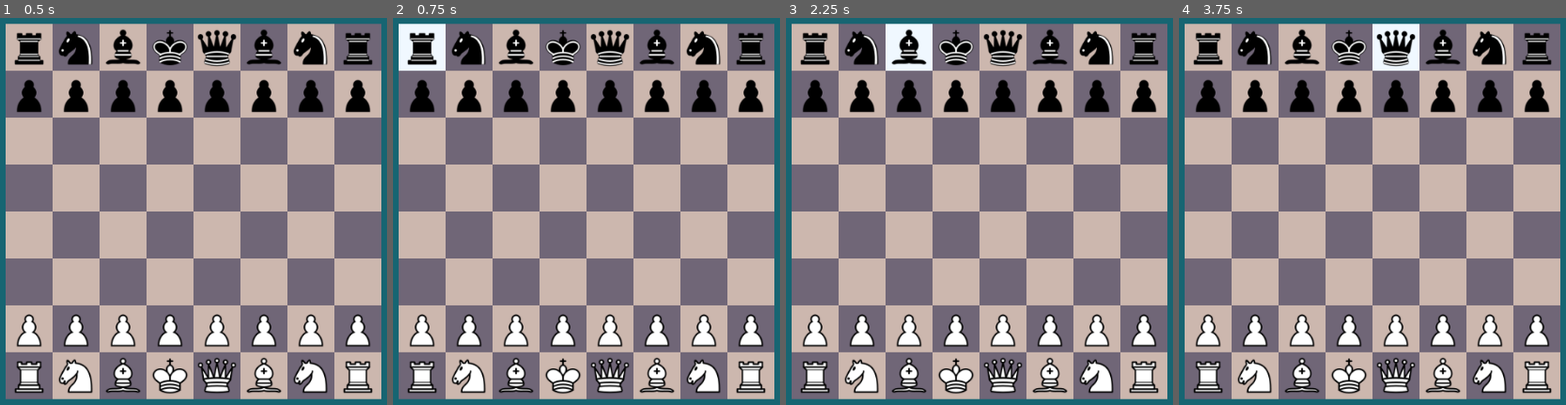
Above: before the commit, frames 1-4 (left to right).
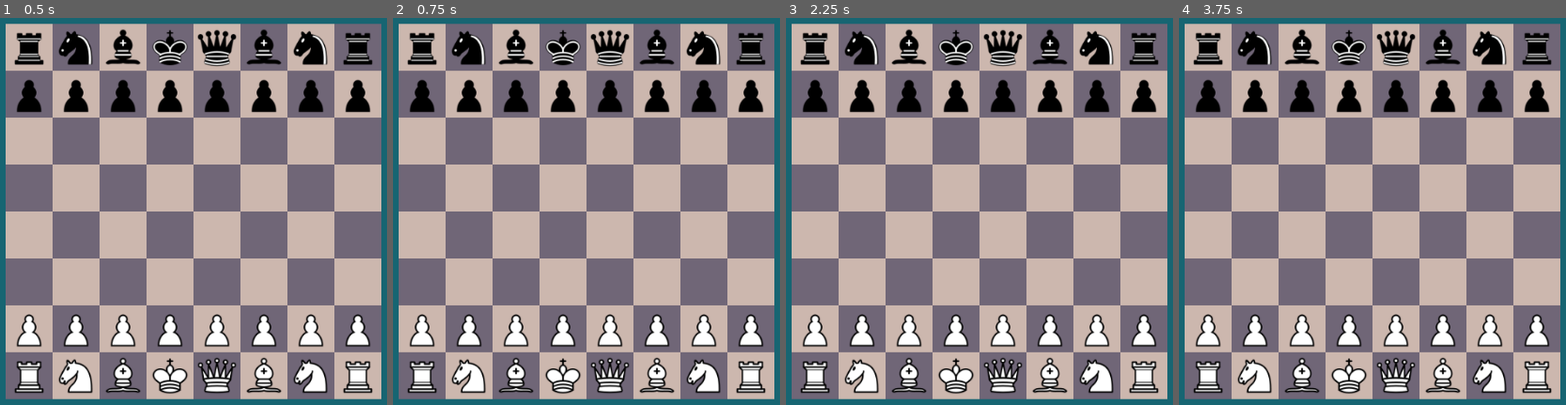
Above: after the commit, the same moments.

Repository: Maybells/godot-zone-framework
Game: Godot game, scene res://Examples/Chess/chess.tscn
Two runs of this game, one before a commit and one after it. Both use one fixed random seed, a clock stepped at 60 frames per second and the inputs below.
Inputs (mouse positions are in pixels of both pictures, inside the frame that each line leads up to):
- Up to frame 1 (0.5 s): no input
- Up to frame 2 (0.75 s): tap Enter at 0.5 s; move the mouse to (423, 48) at 0.52 s; click (423, 48) at 0.67 s
- Up to frame 3 (2.25 s): tap Space at 1.25 s; move the mouse to (863, 48) at 1.27 s; click (863, 48) at 1.42 s; tap Enter at 2 s; move the mouse to (909, 48) at 2.02 s; click (909, 48) at 2.17 s
- Up to frame 4 (3.75 s): tap Space at 2.75 s; move the mouse to (1349, 48) at 2.77 s; click (1349, 48) at 2.92 s; tap Enter at 3.5 s; move the mouse to (1395, 48) at 3.52 s; click (1395, 48) at 3.67 s

Frame 1 is identical in both runs. In frame 2, 1.0% of the frame differs, in the area x 1-14%, y 1-14%; in frame 3, 1.1%, in the area x 25-38%, y 1-14%; in frame 4, 1.0%.

Commit message:
Added turns

Diff:
--- a/Examples/Chess/chess_logic.gd
+++ b/Examples/Chess/chess_logic.gd
@@ -22,6 +22,7 @@
 var short_orthog = MovePattern.new("R", MovePattern.ROTATE)
 
 var move_possibilies = PoolVector2Array()
+var current_turn = WHITE
 
 
 func _get_possibilities(piece):
@@ -115,6 +116,10 @@
 	return false
 
 
+func _next_turn():
+	current_turn = not current_turn
+
+
 func is_move_valid(piece, start, end):
 	if end:
 		var possible = _get_possibilities(piece)
@@ -127,15 +132,20 @@
 
 
 func move_piece(piece, to):
+	if to == piece.origin_zone:
+		piece.return_to_origin()
+		return
+
 	.move_piece(piece, to)
-	if _is_in_check(WHITE):
-		emit_signal("king_checked", WHITE)
-	else:
-		emit_signal("king_not_checked", WHITE)
-	if _is_in_check(BLACK):
-		emit_signal("king_checked", BLACK)
-	else:
-		emit_signal("king_not_checked", BLACK)
+	_next_turn()
+	if _is_in_check(current_turn):
+		emit_signal("king_checked", current_turn)
+	if not _is_in_check(not current_turn):
+		emit_signal("king_not_checked", not current_turn)
+
+
+func can_focus(piece):
+	return piece.is_white == current_turn
 
 
 func focus_piece(piece):
--- a/Examples/Chess/piece.gd
+++ b/Examples/Chess/piece.gd
@@ -62,7 +62,7 @@
 
 
 func _pick_up():
-	if not game.has_focus():
+	if not game.has_focus() and game.can_focus(self):
 		z_index += 1
 		game.focus_piece(self)
 		holding = true
--- a/Examples/Chess/tile.gd
+++ b/Examples/Chess/tile.gd
@@ -34,6 +34,10 @@
 	return piece.origin_zone == self
 
 
+func reset_piece_position(piece):
+	piece.position = position
+
+
 func piece_added(piece, location = null):
 	for p in pieces:
 		p.captured()
--- a/src/GameLogic/base.gd
+++ b/src/GameLogic/base.gd
@@ -63,6 +63,10 @@
 	return just_unfocused
 
 
+func can_focus(piece):
+	return true
+
+
 func focus_piece(piece):
 	focused_pieces.append(piece)
 	emit_signal("piece_focused")
--- a/src/Piece/piece.gd
+++ b/src/Piece/piece.gd
@@ -26,3 +26,7 @@
 			return _get_overlap()
 	else:
 		return null
+
+
+func return_to_origin():
+	origin_zone.reset_piece_position(self)
--- a/src/Zone/zone.gd
+++ b/src/Zone/zone.gd
@@ -15,6 +15,10 @@
 	return true
 
 
+func reset_piece_position(piece):
+	pass
+
+
 func piece_added(piece, location = null):
 	piece.origin_zone = self
 	pieces.append(piece)
